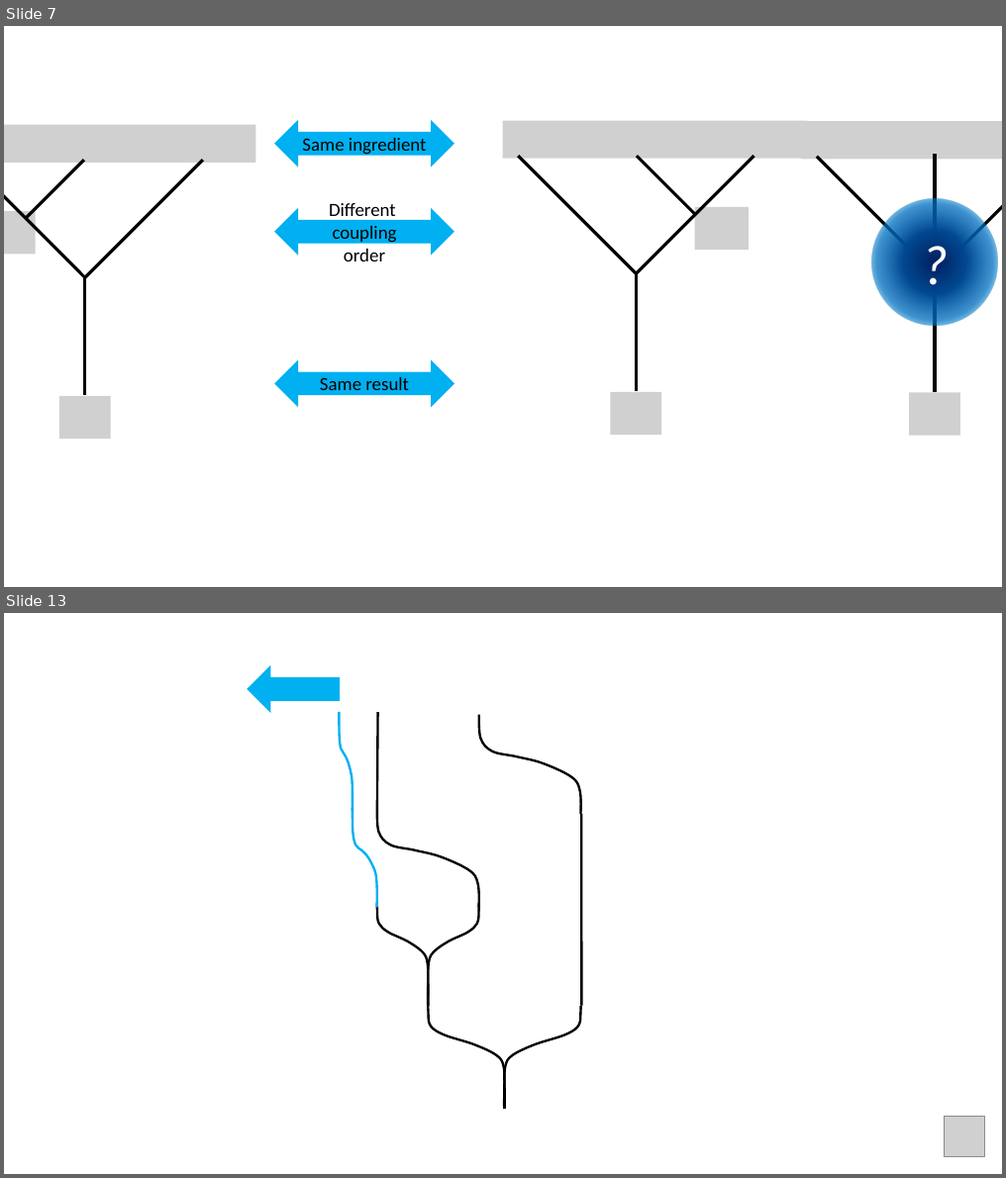
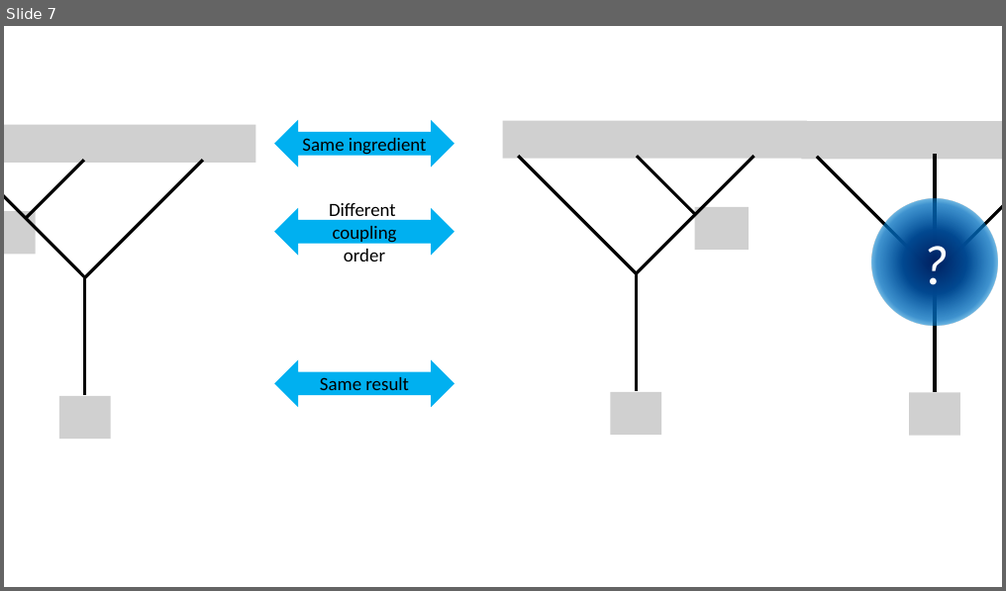
Before and after one commit to yk-liu/yk-liu.github.io, a slide deck: _posts/2019-04-13-Introduction-to-QC-and-TQC-Braiding-Anyons/assets/pics.source.pptx. Shown one above the other, each under a label of ours: slides 7 and 13 before the commit, slide 7 after it; the slides between them are not shown. The pictures are 1006x1178 and 1006x591 pixels, drawn with LibreOffice and Linux fonts; fonts in the diff are those of the drawing; grey boxes stand for pictures. Boxes give left, top, right and bottom in pixels: in the first picture for what was removed or moved away, otherwise in the second. Text is boxed around its words. In the diff, an @@ line names an element or a change of style, - is before the commit and + after.

```diff
--- a/_posts/2019-04-13-Introduction-to-QC-and-TQC-Braiding-Anyons/assets/pics.source.pptx
+++ b/_posts/2019-04-13-Introduction-to-QC-and-TQC-Braiding-Anyons/assets/pics.source.pptx
@@ slide 13 removed at bbox=[4, 613, 1002, 1174], background #FFFFFF @@
@@ left arrow removed at bbox=[248, 666, 339, 712] @@
@@ freeform shape removed at bbox=[340, 712, 352, 811] @@
@@ line removed from (378, 713) to (377, 808) @@
@@ freeform shape removed at bbox=[479, 715, 581, 814] @@
@@ freeform shape removed at bbox=[352, 808, 377, 908] @@
@@ freeform shape removed at bbox=[377, 808, 478, 908] @@
@@ line removed from (581, 814) to (582, 1006) @@
@@ freeform shape removed at bbox=[377, 903, 428, 1006] @@
@@ freeform shape removed at bbox=[428, 903, 478, 1006] @@
@@ freeform shape removed at bbox=[429, 1006, 505, 1109] @@
@@ freeform shape removed at bbox=[505, 1006, 581, 1109] @@
@@ picture removed at bbox=[944, 1117, 984, 1157] @@
```
Also in this commit, not shown: 1 slide changed, 16 slides added, 13 other slides removed, 3 other files.
